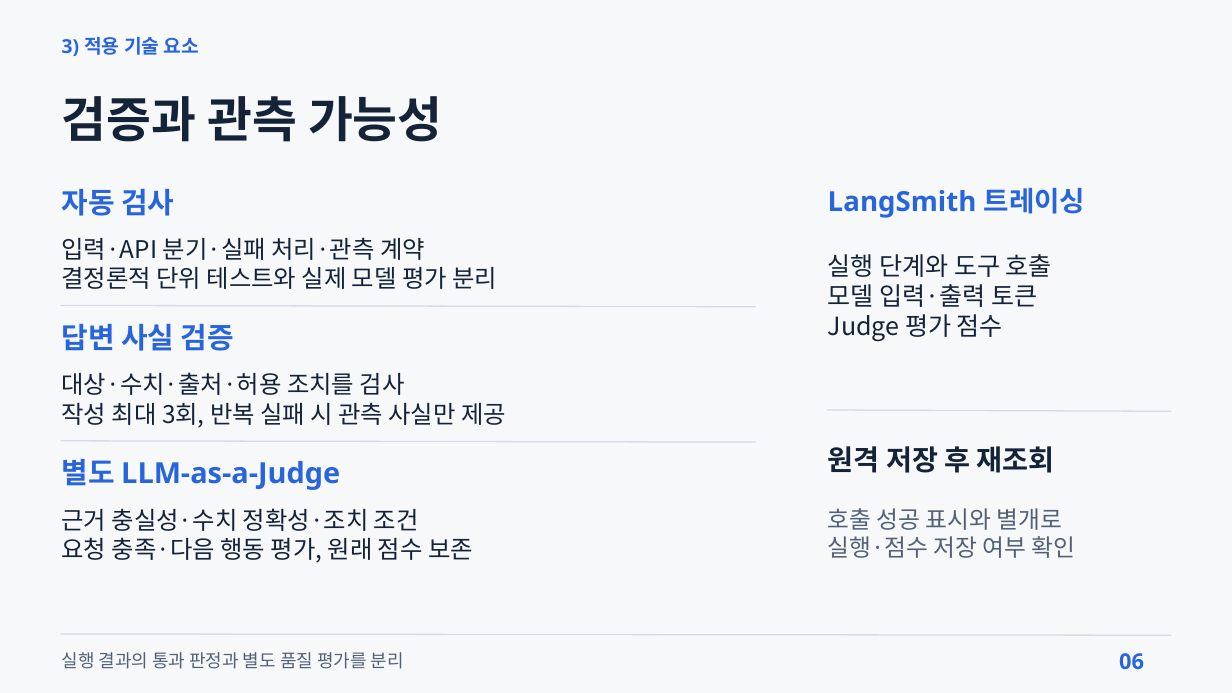
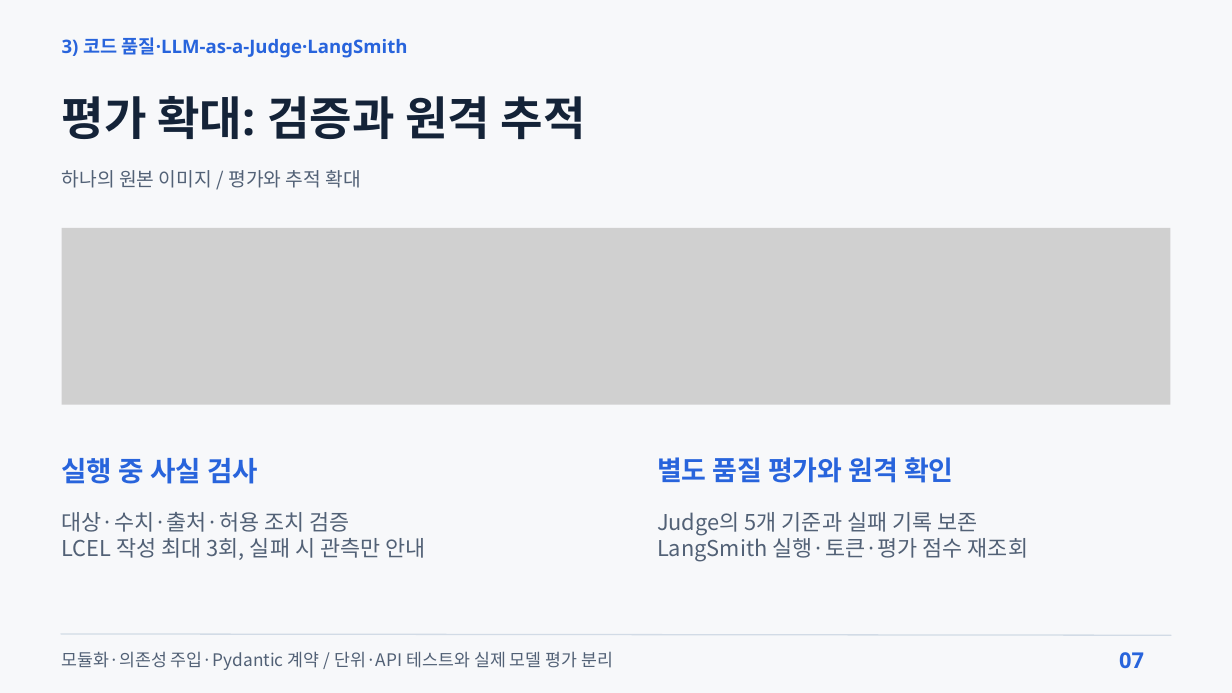
Before and after one commit to beshurl/skala-ai-mini-project, a slide deck: slide 7 of doc/presentation/운영진단_에이전트_5분발표.pptx (slide 6 before the commit). Drawn at 1232x693 pixels with LibreOffice and Linux fonts; fonts in the diff are those of the drawing; grey boxes stand for pictures. Boxes give left, top, right and bottom in pixels: in the first picture for what was removed or moved away, otherwise in the second. Text is boxed around its words. In the diff, an @@ line names an element or a change of style, - is before the commit and + after.

```diff
--- a/doc/presentation/운영진단_에이전트_5분발표.pptx
+++ b/doc/presentation/운영진단_에이전트_5분발표.pptx
@@ text at (62,37,408,58): text changed; size 22.5 to 21.8 pt @@
-3) 적용 기술 요소
+3) 코드 품질·LLM-as-a-Judge·LangSmith
@@ text at (62,96,586,139): text changed; size 57 to 54 pt @@
-검증과 관측 가능성
+평가 확대: 검증과 원격 추적
@@ text added at (62,170,361,188), 22.5 pt, text #526176 @@
+하나의 원본 이미지 / 평가와 추적 확대
@@ text removed at (62,188,174,216) @@
-자동 검사
@@ text removed at (828,188,1086,218) @@
-LangSmith 트레이싱
@@ text removed at (62,237,497,289) @@
-입력·API 분기·실패 처리·관측 계약
-결정론적 단위 테스트와 실제 모델 평가 분리
@@ picture added at (62,228,1170,405) @@
@@ text removed at (828,254,1052,342) @@
-실행 단계와 도구 호출
-모델 입력·출력 토큰
-Judge 평가 점수
@@ line removed from (61, 306) to (755, 307) @@
@@ line removed from (827, 410) to (1171, 411) @@
@@ line removed from (61, 441) to (755, 442) @@
@@ text removed at (828,446,1055,473) @@
-원격 저장 후 재조회
@@ text at (62,458,258,484): text changed; size 33.8 to 32.2 pt @@
-답변 사실 검증
+실행 중 사실 검사
@@ text removed at (62,459,340,490) @@
-별도 LLM-as-a-Judge
@@ text added at (657,457,954,483), 31.5 pt, text #2864DC, bold @@
+별도 품질 평가와 원격 확인
@@ text removed at (62,508,473,563) @@
-근거 충실성·수치 정확성·조치 조건
-요청 충족·다음 행동 평가, 원래 점수 보존
@@ text removed at (828,508,1076,558) @@
-호출 성공 표시와 별개로
-실행·점수 저장 여부 확인
@@ text at (62,512,425,560): text changed; size 28.5 to 25.5 pt; text colour #142338 to #526176 @@
-대상·수치·출처·허용 조치를 검사
-작성 최대 3회, 반복 실패 시 관측 사실만 제공
+대상·수치·출처·허용 조치 검증
+LCEL 작성 최대 3회, 실패 시 관측만 안내
@@ text added at (657,512,1028,562), 25.5 pt, text #526176 @@
+Judge의 5개 기준과 실패 기록 보존
+LangSmith 실행·토큰·평가 점수 재조회
@@ text at (62,651,613,670): text changed; size 21 to 20.2 pt @@
-실행 결과의 통과 판정과 별도 품질 평가를 분리
+모듈화·의존성 주입·Pydantic 계약 / 단위·API 테스트와 실제 모델 평가 분리
@@ text at (1119,652,1144,668): text changed @@
-06
+07
```
Also in this commit, not shown: 4 other slides changed, 4 slides added, 3 slides removed, 7 other files.
